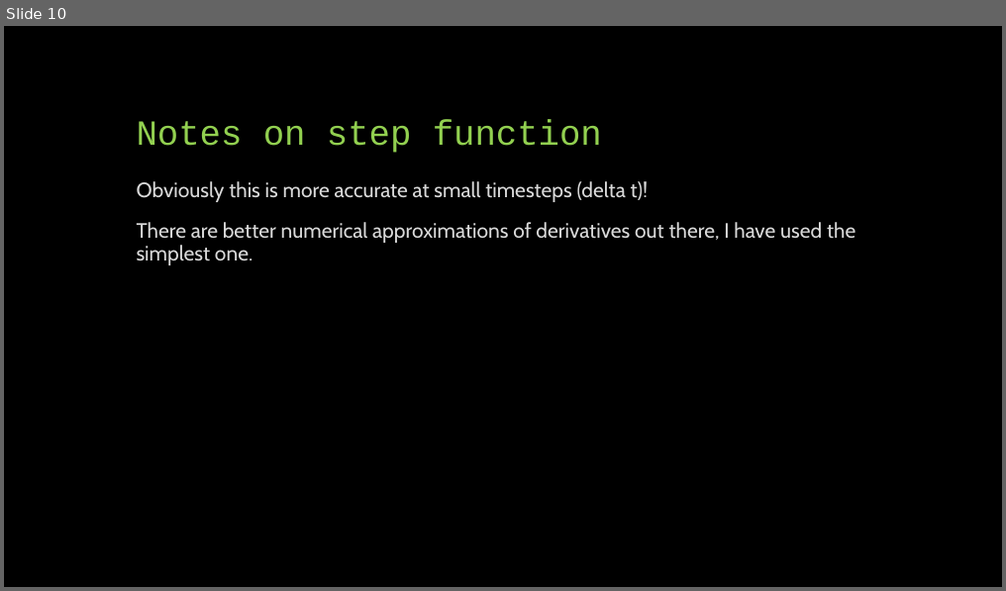
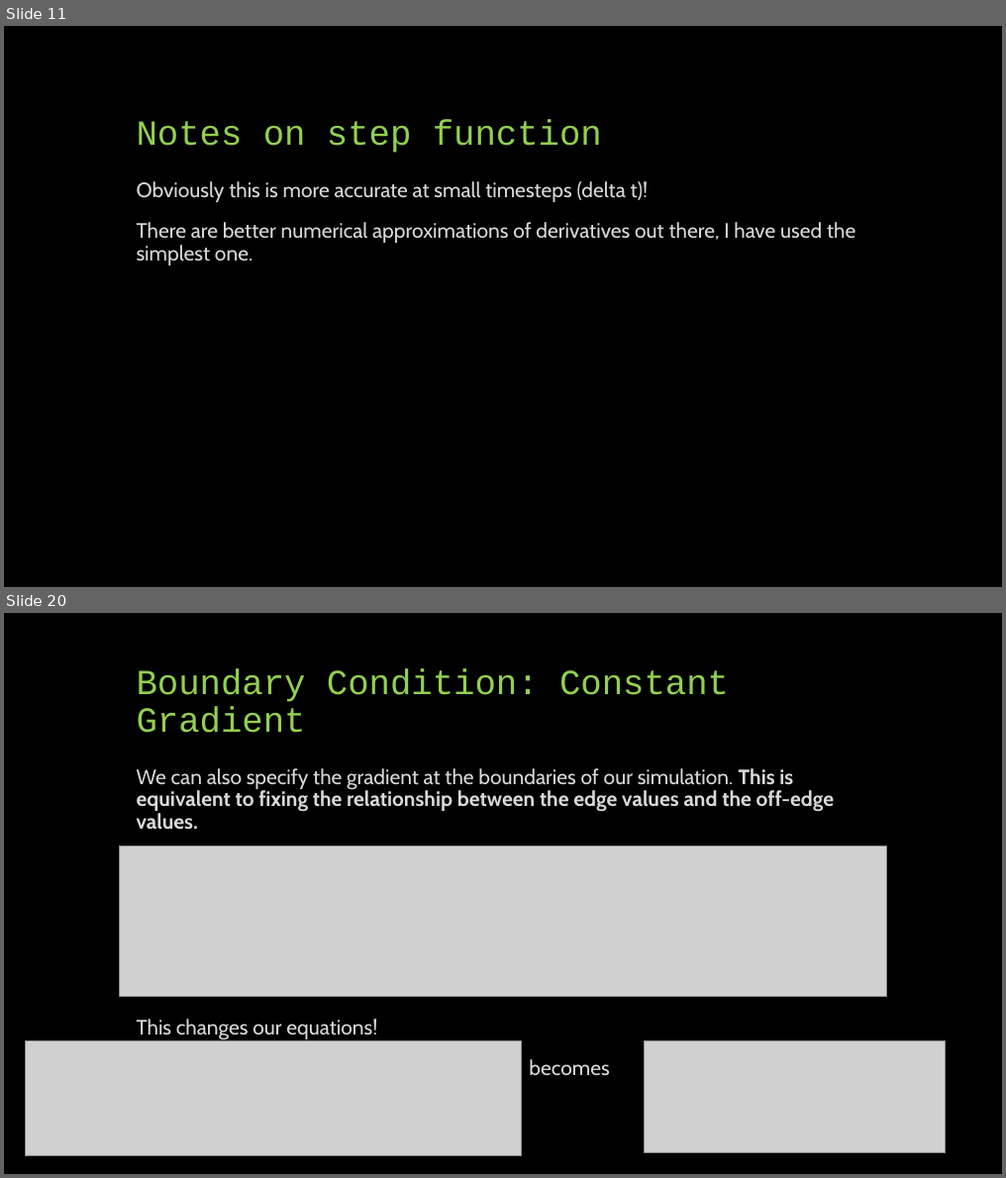
Before and after one commit to phys3112/Tutorials-2020, a slide deck: Tutorial 5 Iterative Methods/Tutorial 5 Presentation.pptx. Shown one above the other, each under a label of ours: slide 10 before the commit, slides 11 and 20 after it; the slides between them are not shown. The pictures are 1006x591 and 1006x1178 pixels, drawn with LibreOffice and Linux fonts; fonts in the diff are those of the drawing; grey boxes stand for pictures. Boxes give left, top, right and bottom in pixels: in the first picture for what was removed or moved away, otherwise in the second. Text is boxed around its words. In the diff, an @@ line names an element or a change of style, - is before the commit and + after.

```diff
--- a/Tutorial 5 Iterative Methods/Tutorial 5 Presentation.pptx
+++ b/Tutorial 5 Iterative Methods/Tutorial 5 Presentation.pptx
@@ slide 20 added at (4,613,1002,1174), background #000000 @@
@@ title added at (137,669,729,733), 34 pt, text #92D050 @@
+Boundary Condition: Constant Gradient
@@ text added at (137,768,835,1075), 20 pt, text #D9D9D9 @@
+We can also specify the gradient at the boundaries of our simulation. This is equivalent to fixing the relationship between the edge values and the off-edge values.
+This changes our equations!
+becomes
@@ picture added at (119,847,887,996) @@
@@ picture added at (26,1042,522,1157) @@
@@ picture added at (645,1042,945,1154) @@
@@ what was slide 10 is now slide 11 @@
```
Also in this commit, not shown: 2 slides changed, 11 other slides added, 2 slides removed, 1 other file.
